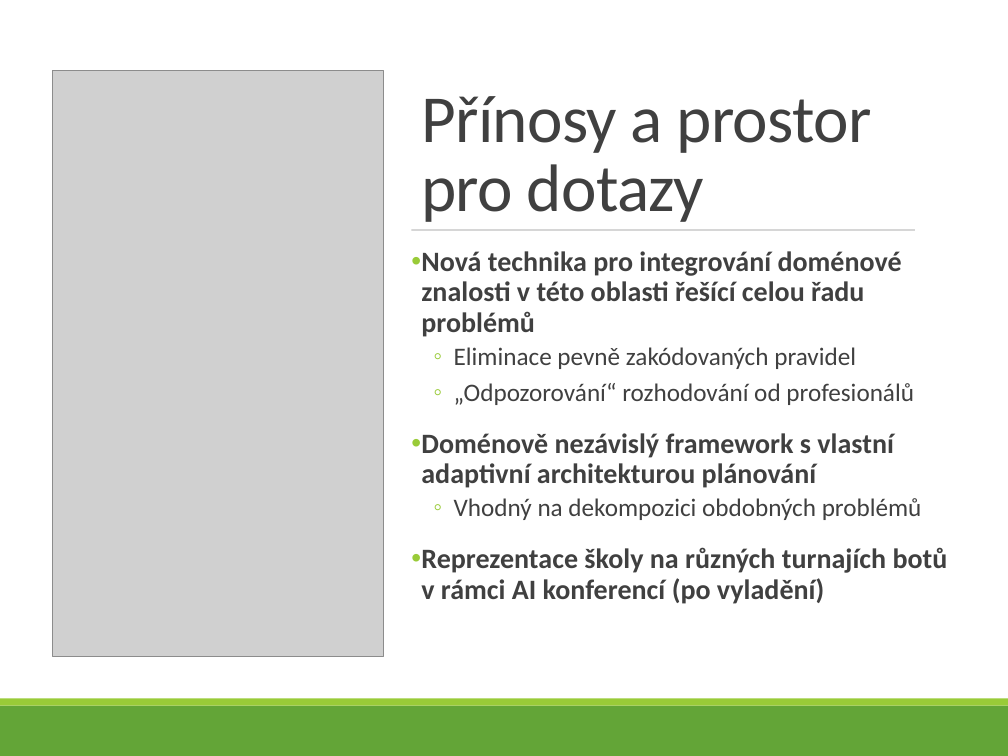
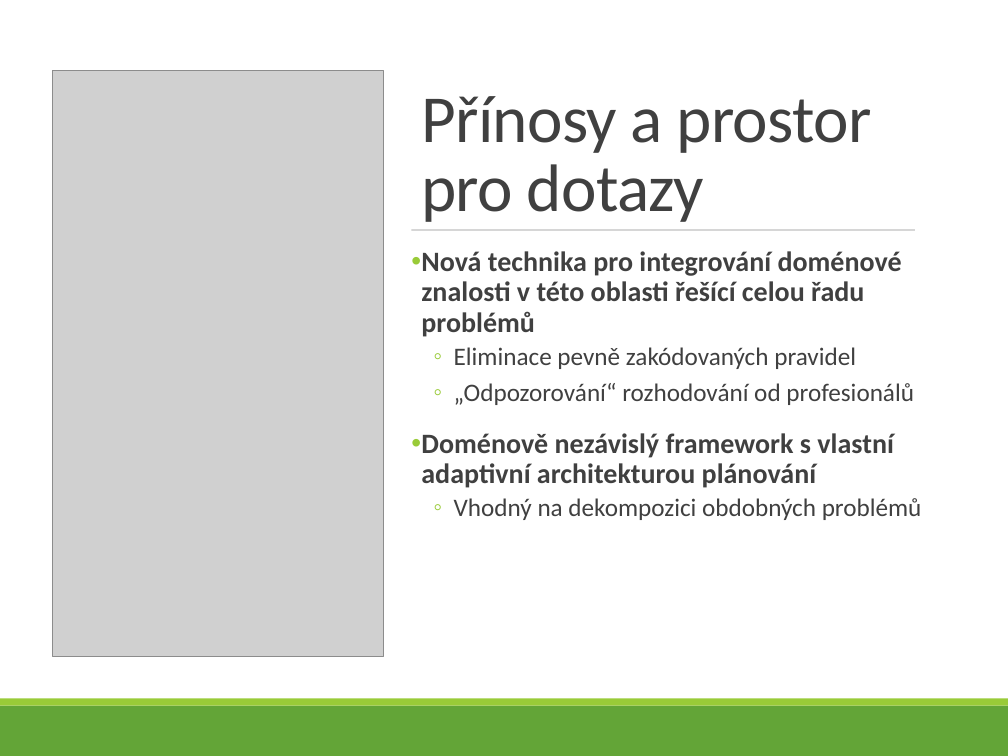
Before and after one commit to honzaMaly/kusanagi, a slide deck: slide 8 of thesis/presentation/prezentace.pptx. Drawn at 1008x756 pixels with LibreOffice and Linux fonts; fonts in the diff are those of the drawing; grey boxes stand for pictures. Boxes give left, top, right and bottom in pixels: in the first picture for what was removed or moved away, otherwise in the second. Text is boxed around its words. In the diff, an @@ line names an element or a change of style, - is before the commit and + after.

```diff
--- a/thesis/presentation/prezentace.pptx
+++ b/thesis/presentation/prezentace.pptx
@@ text at <box>421,547,948,604</box>: paragraph removed @@
-• Reprezentace školy na různých turnajích botů v rámci AI konferencí (po vyladění)
```
Also in this commit, not shown: 3 other slides changed, 1 other file.
